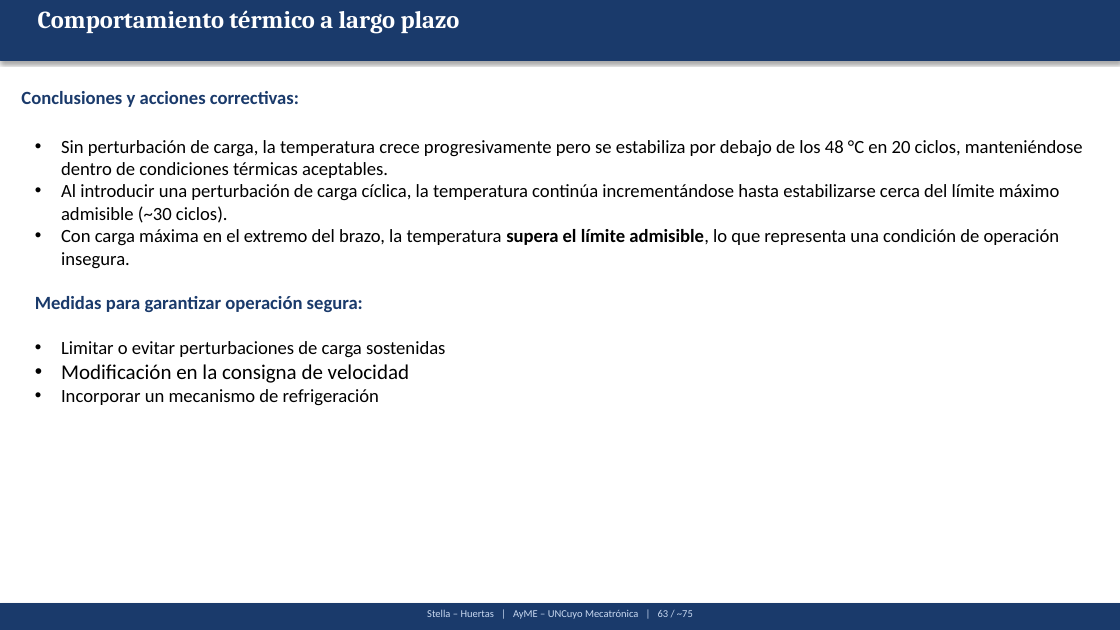
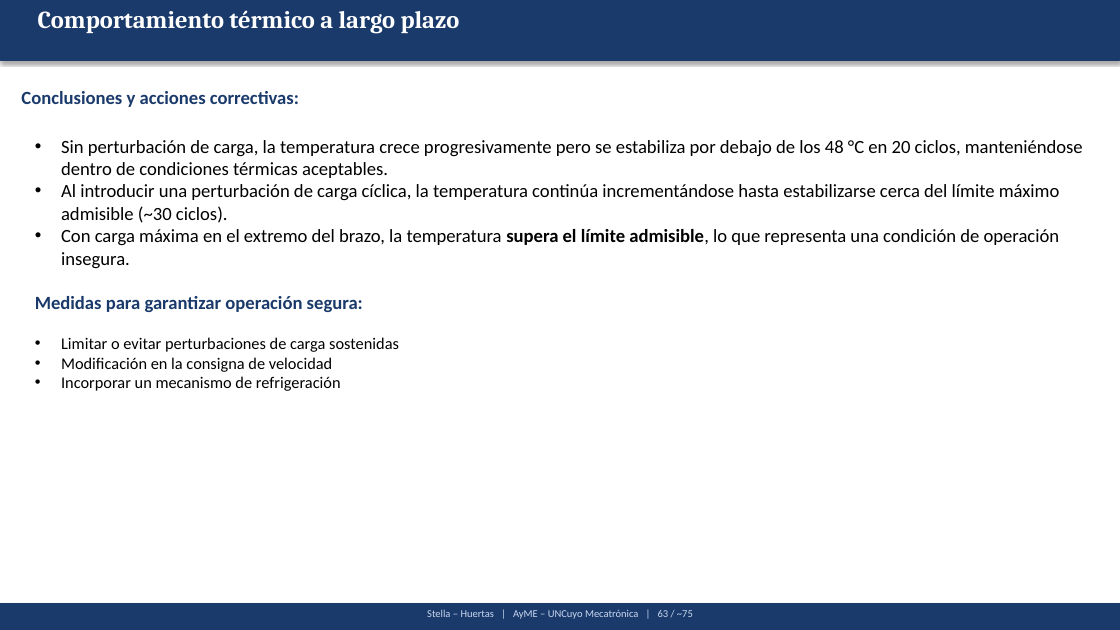
Before and after one commit to Juan-Stella/Automatica-y-maquinas-electricas-final, a slide deck: slide 91 of Presentación/AyME_Stella_Huertas_Presentacion1.pptx. Drawn at 1120x630 pixels with LibreOffice and Linux fonts; fonts in the diff are those of the drawing. Boxes give left, top, right and bottom in pixels: in the first picture for what was removed or moved away, otherwise in the second. Text is boxed around its words. In the diff, an @@ line names an element or a change of style, - is before the commit and + after.

```diff
--- a/Presentación/AyME_Stella_Huertas_Presentacion1.pptx
+++ b/Presentación/AyME_Stella_Huertas_Presentacion1.pptx
@@ text at (x1=61, y1=337, x2=399, y2=391): size 16 to 14 pt in "Limitar o evitar perturbaciones de carga sostenidas", "Incorporar un mecanismo de refrigeración"; size 18 to 14 pt in "Modificación en la consigna de velocidad" @@
```
Also in this commit, not shown: 9 other slides changed, 6 other files.
